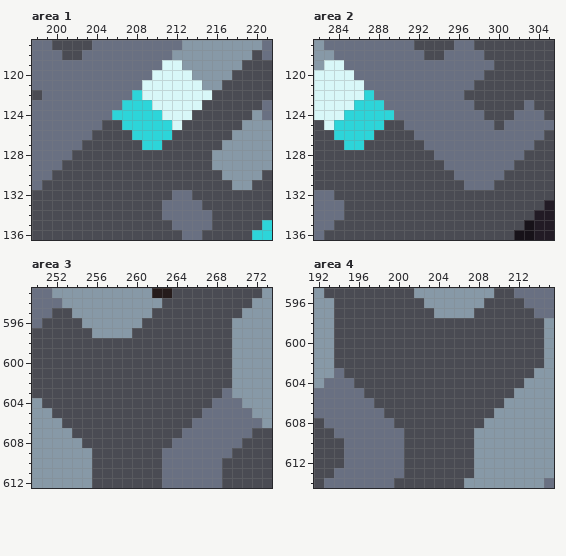
Two versions of one pixel-art file, assets/sprites/atlas/units.ase. That is the earlier state.
736x736 pixels, 1 frame. Colours within 5 levels of each other are drawn and written as one. Shown: area 1: x 198..221, y 117..136; area 2: x 282..305, y 117..136; area 3: x 250..273, y 593..612; area 4: x 192..215, y 595..614. The commit also changed other parts of the picture, which this record leaves out.
Once edited:
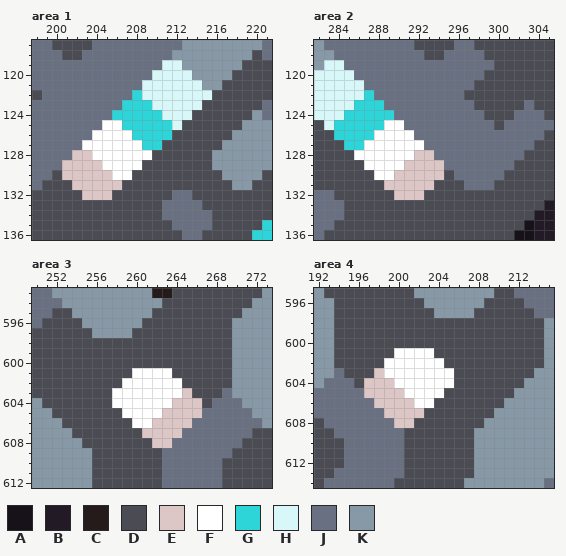
Palette (. is transparent): A #171219  B #221b25  C #251b1b  D #4a4b53  E #dcc6c6  F #ffffff  G #2dd5d9  H #d8f7f8  J #697082  K #8799a7
From old to new:
{"change": "layer \"cell\" now shown"}
{"where": "area 1, layer \"cell\""}
{"y":125,"x":205,"old":"DD","new":"FF"}
{"y":126,"x":204,"old":"DDDD","new":"FFFF"}
{"y":127,"x":203,"old":"DDDDDD","new":"FFFFFF"}
{"y":128,"x":202,"old":"DDDDDDDD","new":"EEFFFFFF"}
{"y":129,"x":201,"old":"DDDDDDDD","new":"EEEEFFFF"}
{"y":130,"x":201,"old":"DDDDDDD","new":"EEEEEFF"}
{"y":131,"x":202,"old":"DDDDD","new":"EEEEE"}
{"y":132,"x":203,"old":"DDD","new":"EEE"}
{"where": "area 2, layer \"cell\""}
{"y":125,"x":289,"old":"DD","new":"FF"}
{"y":126,"x":288,"old":"DDDD","new":"FFFF"}
{"y":127,"x":287,"old":"DDDDDD","new":"FFFFFF"}
{"y":128,"x":286,"old":"DDDDDDDD","new":"FFFFFFEE"}
{"y":129,"x":287,"old":"DDDDDDDD","new":"FFFFEEEE"}
{"y":130,"x":288,"old":"DDDDDDD","new":"FFEEEEE"}
{"y":131,"x":289,"old":"DDDDD","new":"EEEEE"}
{"y":132,"x":290,"old":"DDD","new":"EEE"}
{"where": "area 3, layer \"cell\""}
{"y":601,"x":260,"old":"DDDD","new":"FFFF"}
{"y":602,"x":259,"old":"DDDDDD","new":"FFFFFF"}
{"y":603,"x":258,"old":"DDDDDDDD","new":"FFFFFFFE"}
{"y":604,"x":258,"old":"DDDDDDDDD","new":"FFFFFFEEE"}
{"y":605,"x":259,"old":"DDDDDDDD","new":"FFFFEEEE"}
{"y":606,"x":260,"old":"DDDDDD","new":"FFEEEE"}
{"y":607,"x":261,"old":"DDDD","new":"EEEE"}
{"y":608,"x":262,"old":"DD","new":"EE"}
{"where": "area 4, layer \"cell\""}
{"y":601,"x":200,"old":"DDDD","new":"FFFF"}
{"y":602,"x":199,"old":"DDDDDD","new":"FFFFFF"}
{"y":603,"x":198,"old":"DDDDDDDD","new":"EFFFFFFF"}
{"y":604,"x":197,"old":"DDDDDDDDD","new":"EEEFFFFFF"}
{"y":605,"x":197,"old":"DDDDDDDD","new":"EEEEFFFF"}
{"y":606,"x":198,"old":"DDDDDD","new":"EEEEFF"}
{"y":607,"x":199,"old":"DDDD","new":"EEEE"}
{"y":608,"x":200,"old":"DD","new":"EE"}
{"label":"changed","picture_box":[62,120,152,200]}
{"label":"changed","picture_box":[354,120,444,200]}
{"label":"changed","picture_box":[112,368,202,448]}
{"label":"changed","picture_box":[364,348,454,428]}
